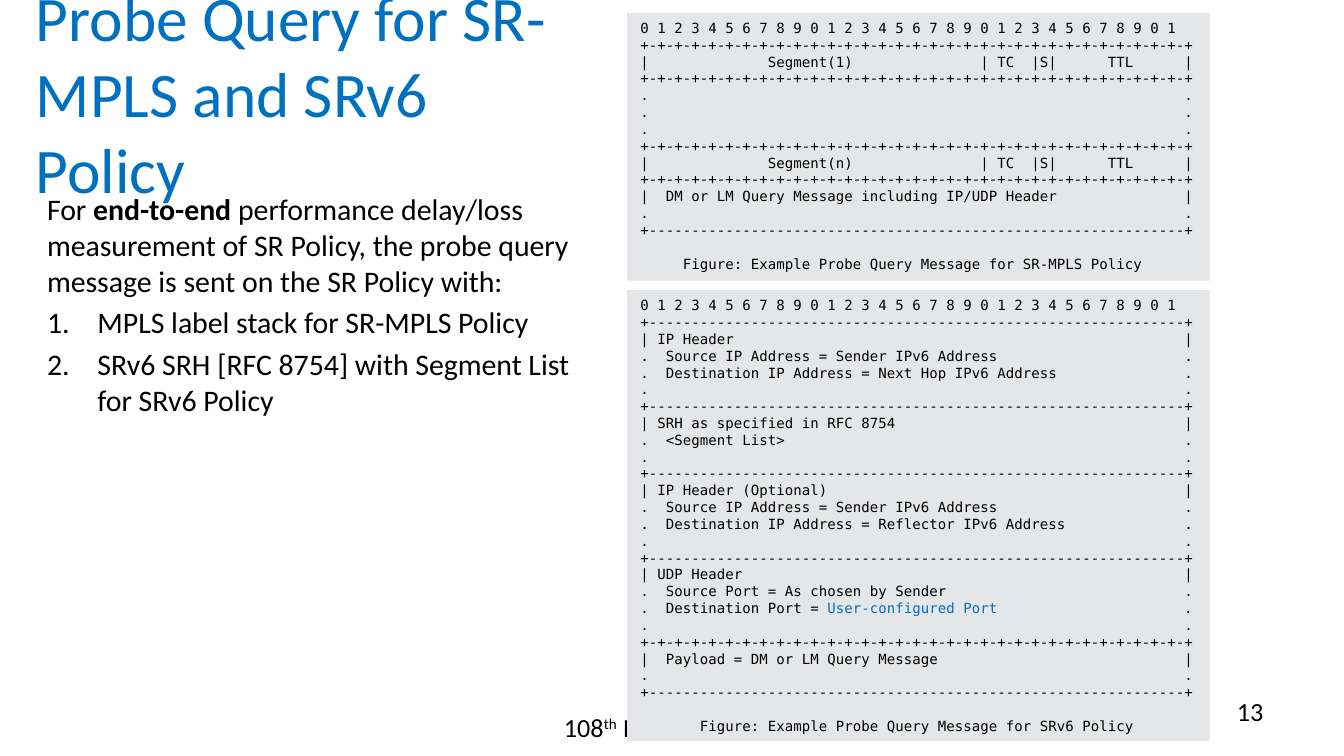
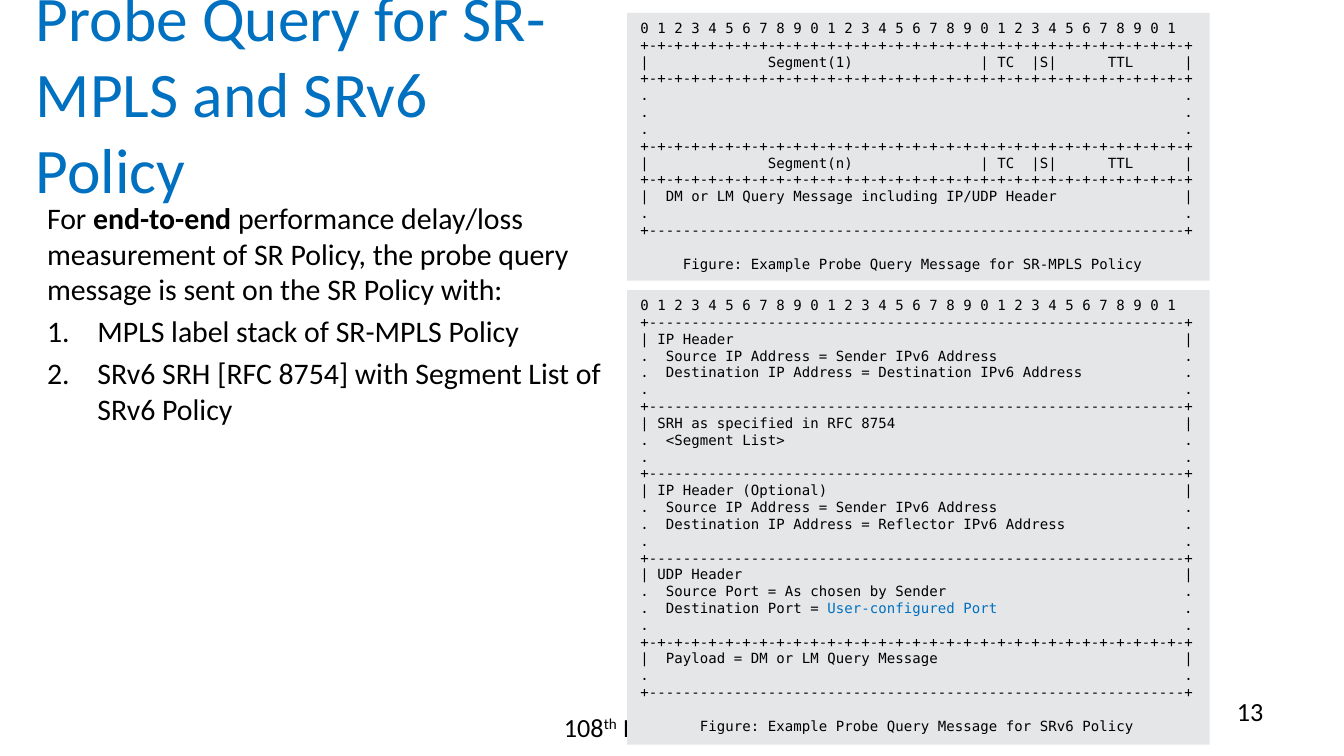
Before and after one commit to rakgandhi/ietf-slides, a slide deck: slide 13 of draft-gandhi-spring-twamp-srpm-09.pptx. Drawn at 1344x756 pixels with LibreOffice and Linux fonts; fonts in the diff are those of the drawing. Boxes give left, top, right and bottom in pixels: in the first picture for what was removed or moved away, otherwise in the second. Text is boxed around its words. In the diff, an @@ line names an element or a change of style, - is before the commit and + after.

```diff
--- a/draft-gandhi-spring-twamp-srpm-09.pptx
+++ b/draft-gandhi-spring-twamp-srpm-09.pptx
@@ text "For end-to-end performance delay/loss measurement ...": place and size @@
-text "For end-to-end performance delay/loss measurement ..." at [47,195,569,416]
+text "For end-to-end performance delay/loss measurement ..." at [47,208,601,425]
@@ rectangle "0 1 2 3 4 ...": place and size @@
-rectangle "0 1 2 3 4 ..." at [628,290,1210,741]
+rectangle "0 1 2 3 4 ..." at [628,290,1210,745]
@@ text at [97,321,601,425]: text changed @@
-1. MPLS label stack for SR-MPLS Policy
-2. SRv6 SRH [RFC 8754] with Segment List for SRv6 Policy
+1. MPLS label stack of SR-MPLS Policy
+2. SRv6 SRH [RFC 8754] with Segment List of SRv6 Policy
@@ text in rectangle at [666,366,1082,378]: text changed @@
-. Destination IP Address = Next Hop IPv6 Address .
+. Destination IP Address = Destination IPv6 Address .
```
Also in this commit, not shown: 1 other slide changed, 3 other files.
